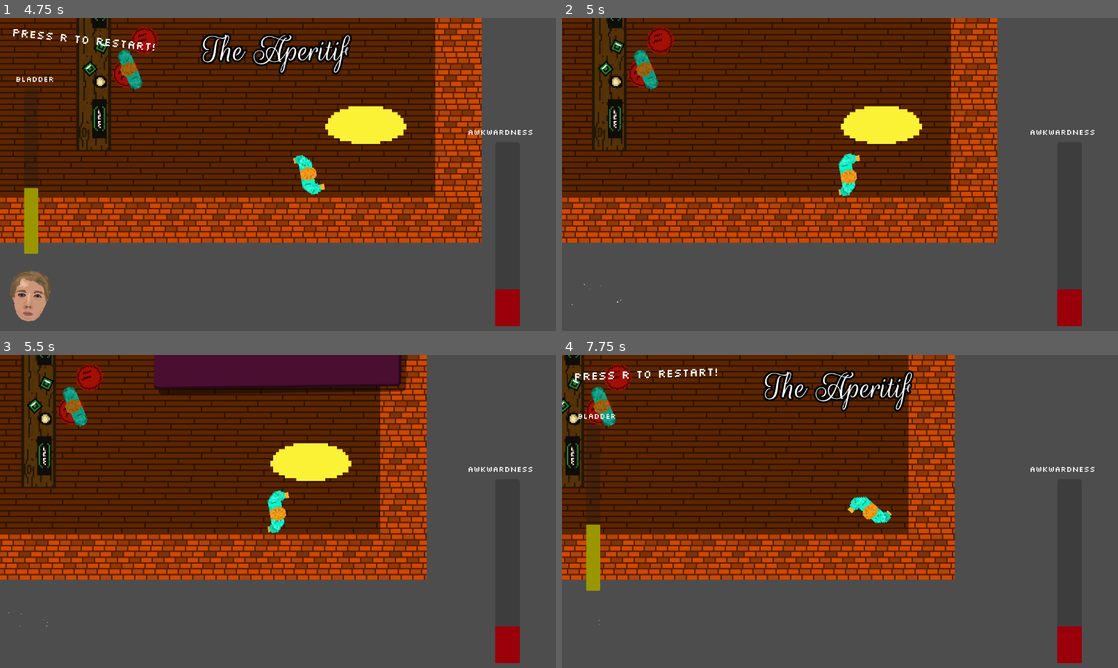
Above: before the commit, frames 1-4 (two rows, left to right).
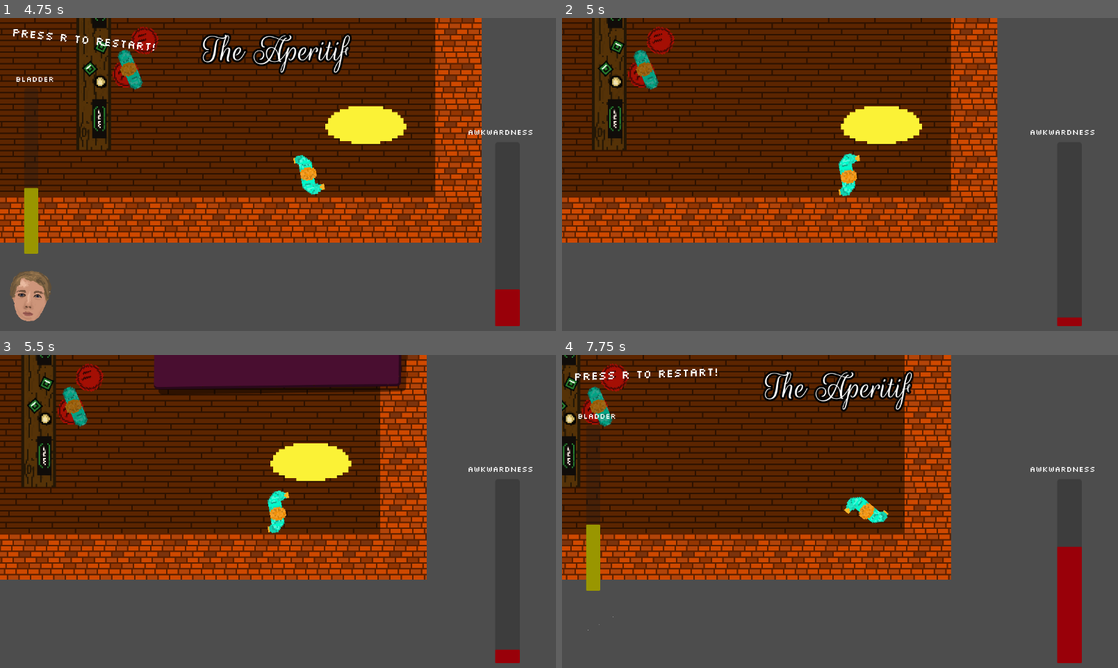
Above: after the commit, the same moments.

Repository: Jibby-Games/PizzaJam11
Game: Godot game, scene res://levels/bar.tscn
Two runs of this game, one before a commit and one after it. Both use one fixed random seed, a clock stepped at 60 frames per second and the inputs below. This scene is started directly instead of the project's main scene.
Inputs (mouse positions are in pixels of both pictures, inside the frame that each line leads up to):
- Up to frame 1 (4.75 s): tap R (restart) at 0.5, 4.25 s; move the mouse to (250, 237) at 0.52 s; press the mouse at (250, 237) at 0.53 s; hold W (up) 0.53-2.03 s; tap Enter (ui_accept) at 0.77, 1.52, 3.02, 3.77, 4.52 s; move the mouse to (444, 221) at 1.27 s; release the mouse at (444, 221) at 1.28 s; click (444, 221) at 1.35 s; move the mouse to (111, 127) at 2.02 s; press the mouse at (111, 127) at 2.03 s; hold A (left) 2.03-3.53 s; move the mouse to (305, 174) at 2.77 s; release the mouse at (305, 174) at 2.78 s; click (305, 174) at 2.85 s; move the mouse to (194, 96) at 3.52 s; press the mouse at (194, 96) at 3.53 s; hold S (down) 3.53-4.28 s; move the mouse to (400, 158) at 4.27 s; release the mouse at (400, 158) at 4.28 s; hold D (right) from 4.28 s (still down); click (400, 158) at 4.35 s
- Up to frame 2 (5 s): keep holding D (right)
- Up to frame 3 (5.5 s): move the mouse to (166, 527) at 5.02 s; release D (right) at 5.03 s; press the mouse at (166, 527) at 5.03 s; hold W (up) from 5.03 s (still down)
- Up to frame 4 (7.75 s): move the mouse to (895, 442) at 5.77 s; release W (up) at 5.78 s; release the mouse at (895, 442) at 5.78 s; hold D (right) 5.78-6.5 s; click (895, 442) at 5.85 s; tap Enter (ui_accept) at 6.02, 7.52 s; click (840, 486) at 6.5 s; move the mouse to (812, 574) at 7.27 s; press the mouse at (812, 574) at 7.28 s; hold D (right) from 7.28 s (still down)

Frame 1 is identical in both runs. In frame 2, 0.4% of the frame differs, in the area x 1-94%, y 84-96%; in frame 3, 0.3%; in frame 4, 9.6%, in the area x 0-94%, y 0-88%.

Commit message:
feat: increase awkwardness during events

Diff:
--- a/player/player.gd
+++ b/player/player.gd
@@ -9,7 +9,7 @@
 @export var max_piss_volume = 100.0
 
 @export var max_embarrassment = 100
-var current_embarrassment = 0
+var current_embarrassment := 0.0
 var frame_embarrassment_increment = 0
 @export var miss_piss_embarrassment_penalty = 60
 @export var base_embarrassment_increase = 0
--- a/ui/dialogue_system.gd
+++ b/ui/dialogue_system.gd
@@ -4,6 +4,9 @@
 var wait_for_accept := false
 # This is passed in from the parent UI
 var player_portrait_head: AnimatedSprite2D
+var event_running := false
+# Increase this to make the bar go up faster during events
+var awkwardness_build_up := 5.0
 
 signal event_finished()
 
@@ -19,6 +22,7 @@
 	$ResponseScreen.hide()
 	$AnimationPlayer.play("start_event")
 	$AwkwardAlarmSound.play()
+	event_running = true
 
 	player_portrait_head.animation = current_event.player_animation
 	if current_event.playertalk_scenario:
@@ -39,6 +43,11 @@
 		self.hide()
 		emit_signal("event_finished")
 		wait_for_accept = false
+
+func _physics_process(delta: float) -> void:
+	if event_running:
+		UI.add_awkwardness(delta * awkwardness_build_up)
+
 
 func _on_choice_button_1_pressed() -> void:
 	UI.add_awkwardness(current_event.awkardness_1)
@@ -80,7 +89,7 @@
 	%ResponseLabel.text = value
 	$ChoiceScreen.hide()
 	$ResponseScreen.show()
-
+	event_running = false
 	if player_animation != "":
 		player_portrait_head.animation = player_animation
 
--- a/ui/ui.gd
+++ b/ui/ui.gd
@@ -52,7 +52,7 @@
 	$Awkwardness/AwkwardnessBar.value = value
 	$PlayerPortrait.set_sweat_level(value / 100.0)
 
-func add_awkwardness(value: int) -> void:
+func add_awkwardness(value: float) -> void:
 	player.current_embarrassment += value
 	update_awkwardness(player.current_embarrassment)
 
